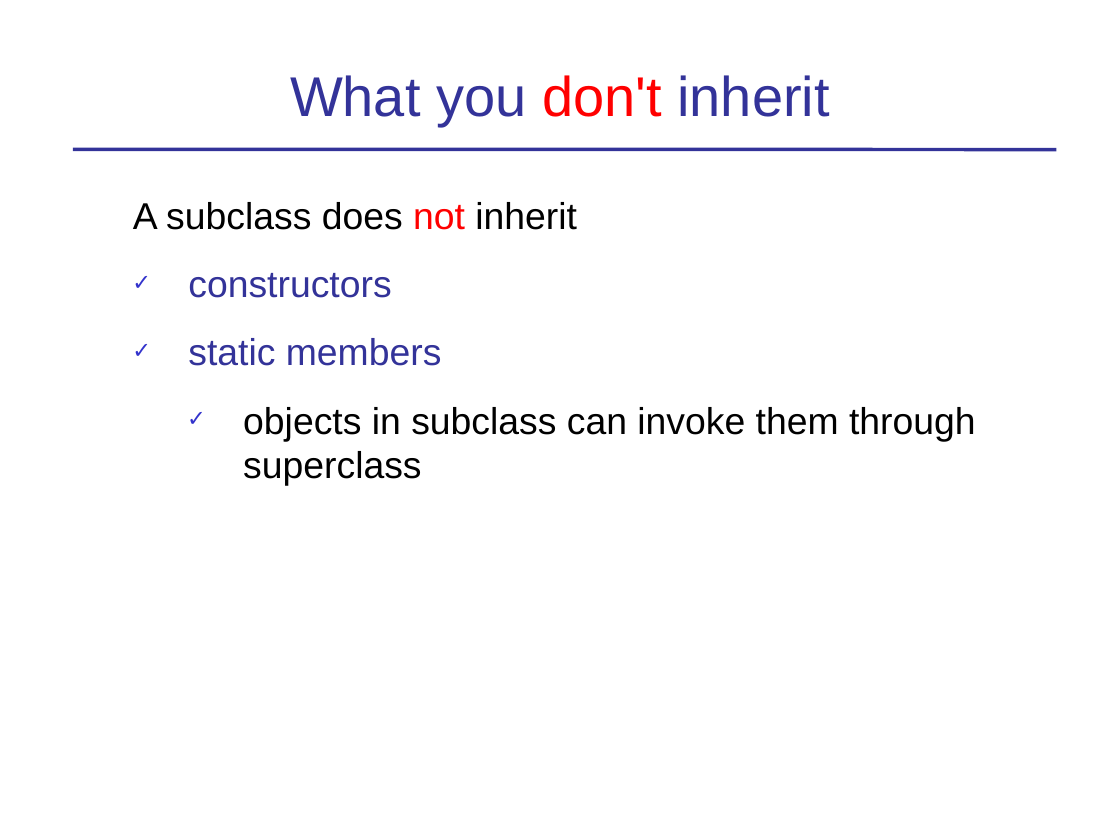
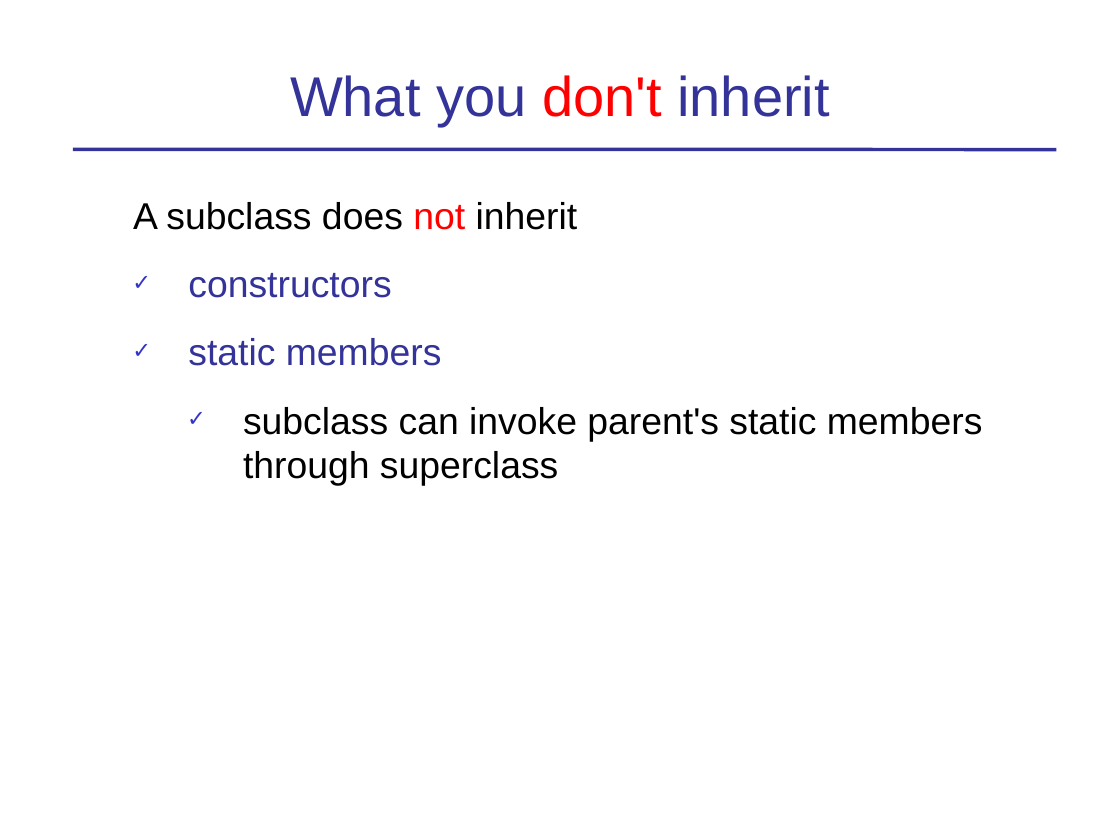
Before and after one commit to skeoop/skeoop.github.io, a slide deck: slide 7 of week4/Inheritance-1-Basics.ppt. Drawn at 1120x840 pixels with LibreOffice and Linux fonts; fonts in the diff are those of the drawing. Boxes give left, top, right and bottom in pixels: in the first picture for what was removed or moved away, otherwise in the second. Text is boxed around its words. In the diff, an @@ line names an element or a change of style, - is before the commit and + after.

Commit message:
Clarify inheritance basics slides

```diff
--- a/week4/Inheritance-1-Basics.ppt
+++ b/week4/Inheritance-1-Basics.ppt
@@ text at box(243, 407, 983, 486): text changed @@
-  ✓ objects in subclass can invoke them through superclass
+  ✓ subclass can invoke parent's static members through superclass
```
Also in this commit, not shown: 19 other slides changed, 2 slides removed, 1 other file.
